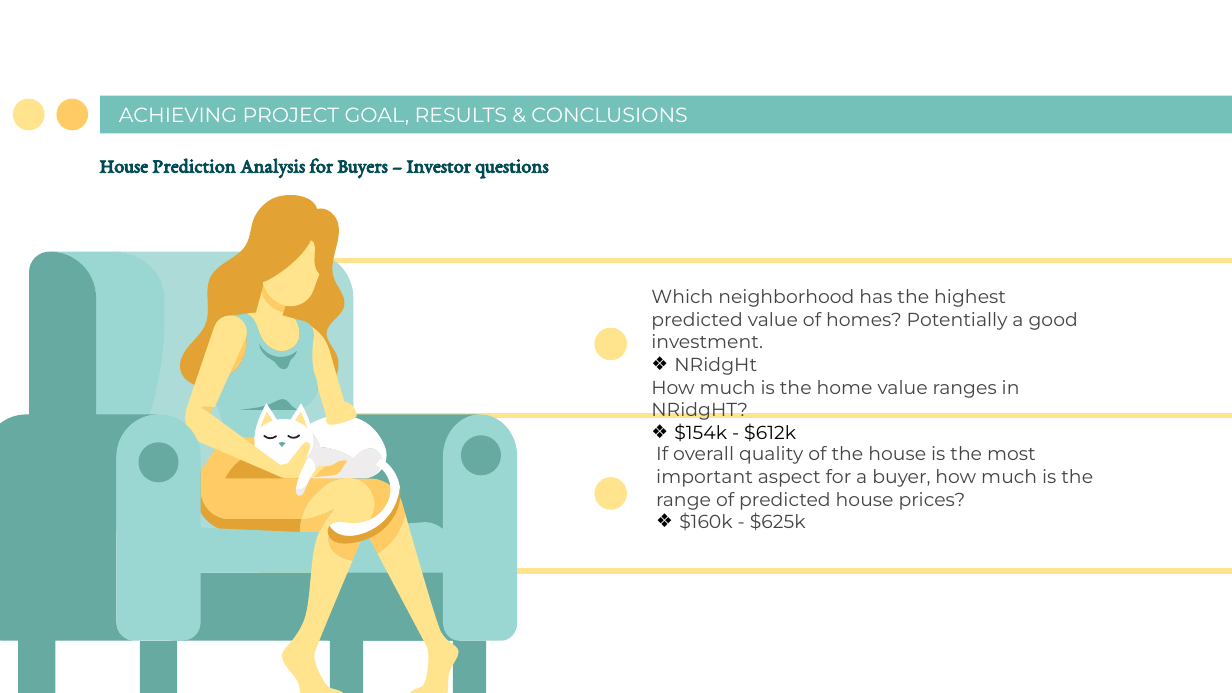
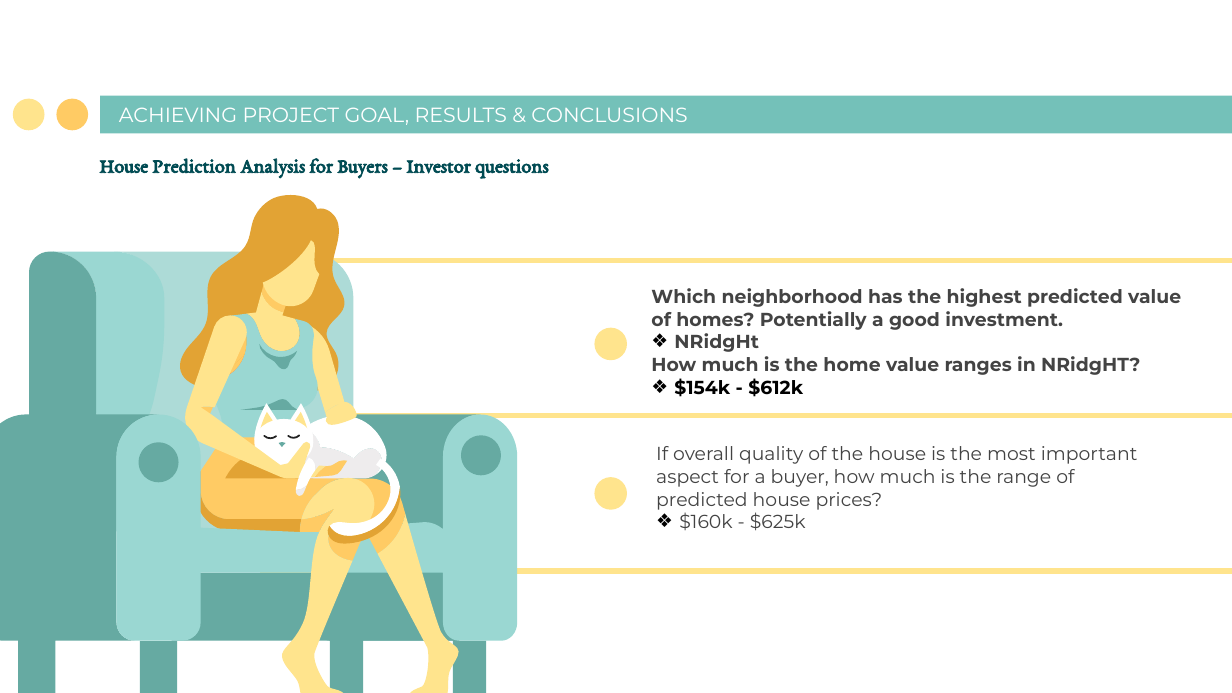
Before and after one commit to BrownTD/Final-Project, a slide deck: slide 14 of Group 2 Final Project House Price Prediction.pptx. Drawn at 1232x693 pixels with LibreOffice and Linux fonts; fonts in the diff are those of the drawing. Boxes give left, top, right and bottom in pixels: in the first picture for what was removed or moved away, otherwise in the second. Text is boxed around its words. In the diff, an @@ line names an element or a change of style, - is before the commit and + after.

```diff
--- a/Group 2 Final Project House Price Prediction.pptx
+++ b/Group 2 Final Project House Price Prediction.pptx
@@ text "Which neighborhood has the highest ..." at box(651, 288, 1181, 397): bold on @@
@@ text "If overall quality of the ..." rewrapped from box(656, 446, 1093, 531) to box(656, 446, 1138, 531) @@
```
Also in this commit, not shown: 4 other slides changed.
